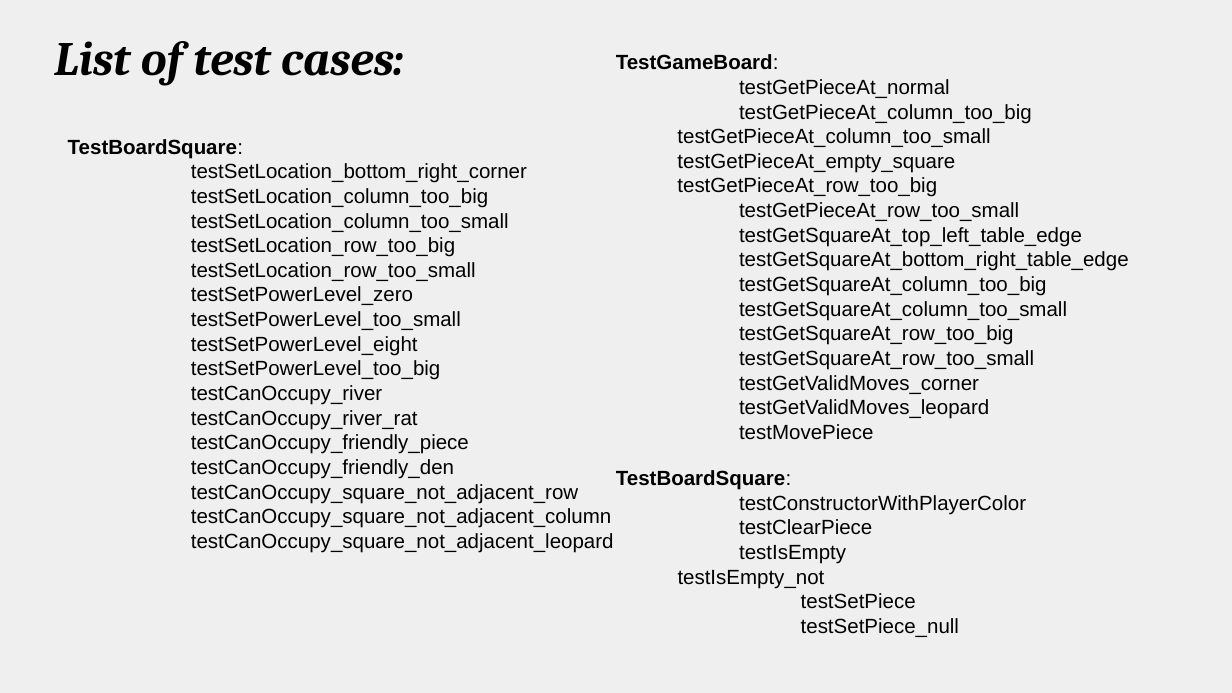
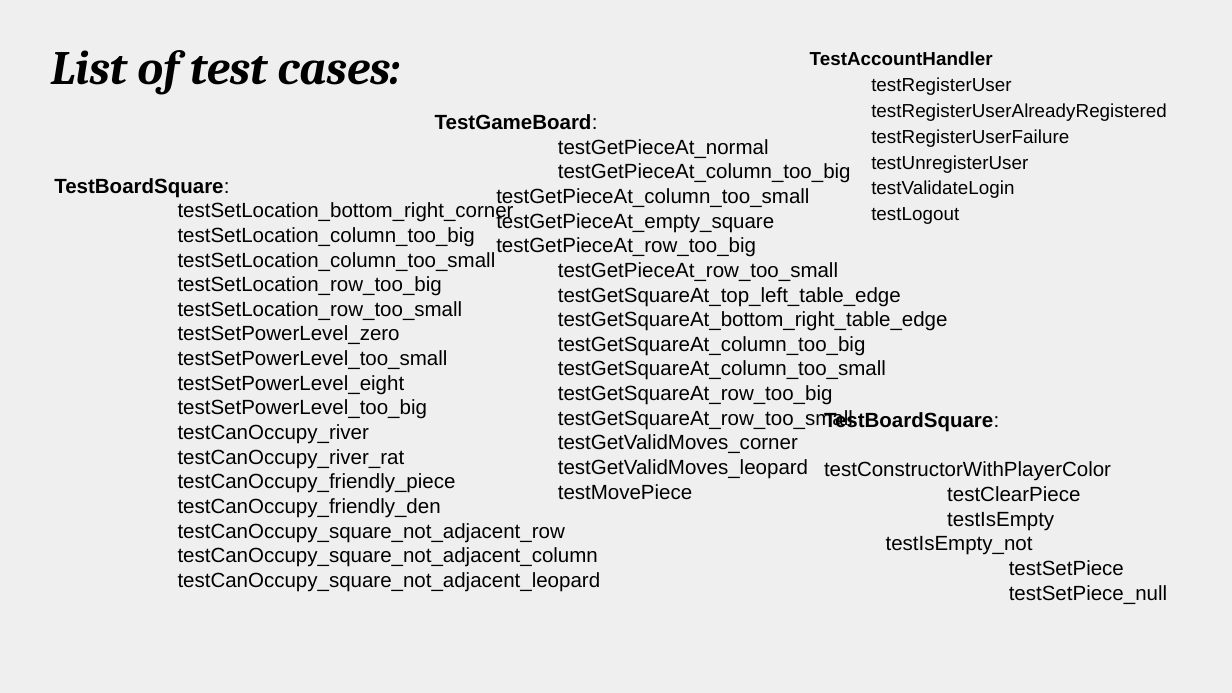
Before and after one commit to amgunden/cs414-f17-301-chessire-coders, a slide deck: slide 12 of documentation/P3 Presentation.pptx. Drawn at 1232x693 pixels with LibreOffice and Linux fonts; fonts in the diff are those of the drawing. Boxes give left, top, right and bottom in pixels: in the first picture for what was removed or moved away, otherwise in the second. Text is boxed around its words. In the diff, an @@ line names an element or a change of style, - is before the commit and + after.

Commit message:
Update Presentation for missing test

```diff
--- a/documentation/P3 Presentation.pptx
+++ b/documentation/P3 Presentation.pptx
@@ title "List of test cases:": place and size @@
-title "List of test cases:" at [54,41,404,85]
+title "List of test cases:" at [51,50,400,94]
@@ text added at [810,51,1167,224], 11 pt, text #000000 @@
+TestAccountHandler
+testRegisterUser
+testRegisterUserAlreadyRegistered
+testRegisterUserFailure
+testUnregisterUser
+testValidateLogin
+testLogout
@@ text "TestGameBoard:": place and size @@
-text "TestGameBoard:" at [616,54,1129,440]
+text "TestGameBoard:" at [435,114,948,500]
@@ text "TestBoardSquare:": place and size @@
-text "TestBoardSquare:" at [68,139,614,553]
+text "TestBoardSquare:" at [54,178,601,592]
@@ text "TestBoardSquare:" rewrapped from [616,470,1026,637] to [824,411,1167,604] @@
```
Also in this commit, not shown: 1 other file.
